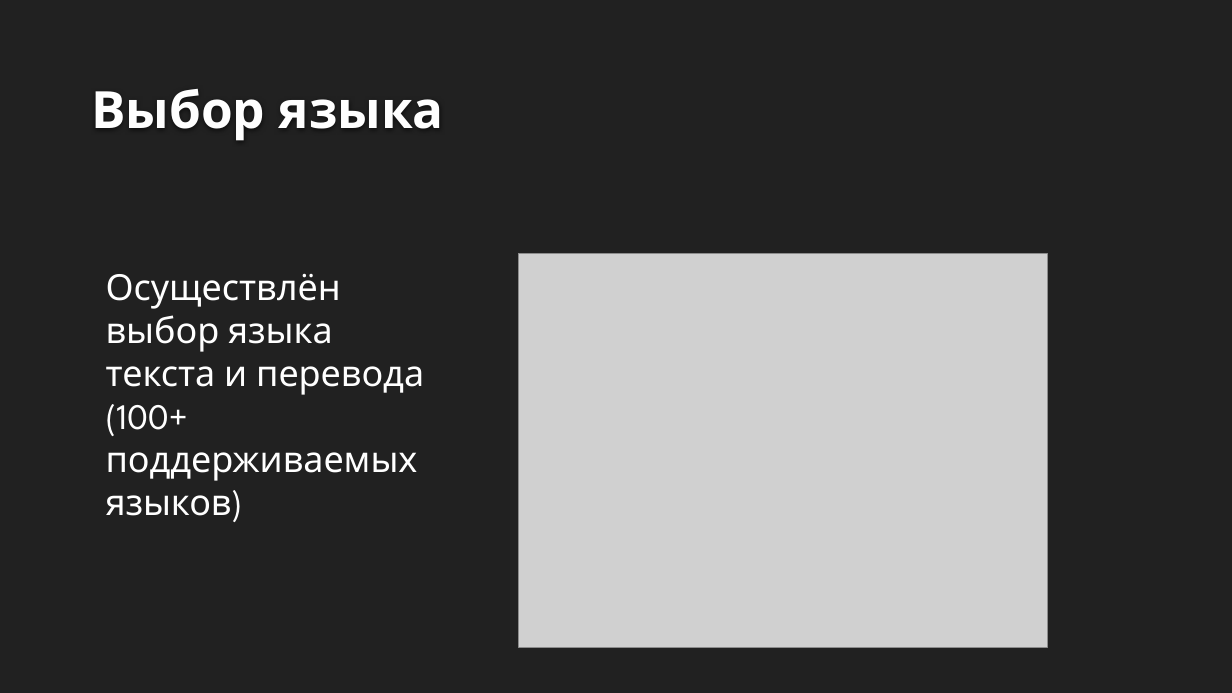
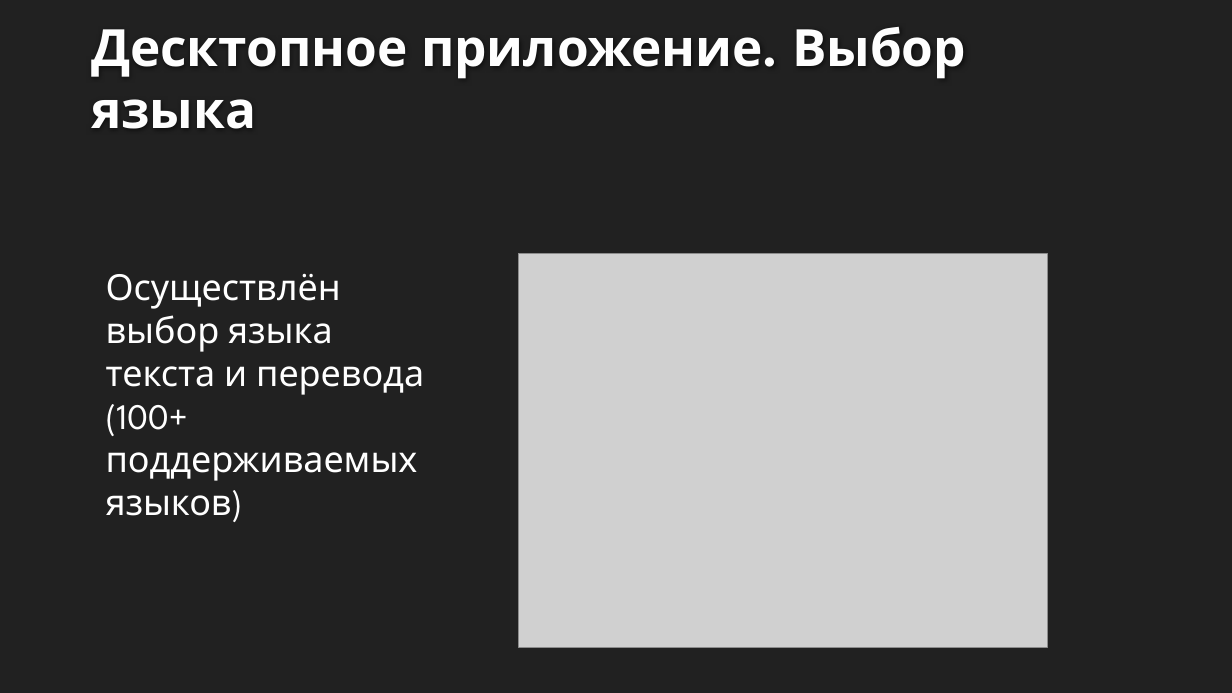
Before and after one commit to EmiAsk/TranslatorSirius, a slide deck: slide 3 of Презентация и записка/Презентация.pptx. Drawn at 1232x693 pixels with LibreOffice and Linux fonts; fonts in the diff are those of the drawing; grey boxes stand for pictures; background and template pictures are left out. Boxes give left, top, right and bottom in pixels: in the first picture for what was removed or moved away, otherwise in the second. Text is boxed around its words. In the diff, an @@ line names an element or a change of style, - is before the commit and + after.

```diff
--- a/Презентация и записка/Презентация.pptx
+++ b/Презентация и записка/Презентация.pptx
@@ title at <box>91,27,966,129</box>: text changed @@
-Выбор языка
+Десктопное приложение. Выбор языка
```
Also in this commit, not shown: 2 other slides changed, 6 slides added, 2 other files.
